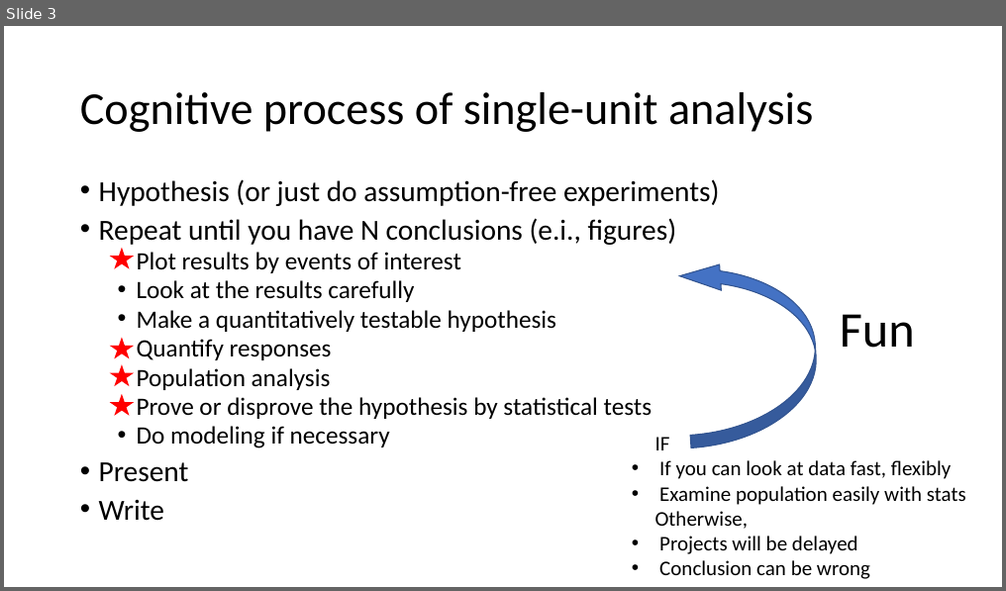
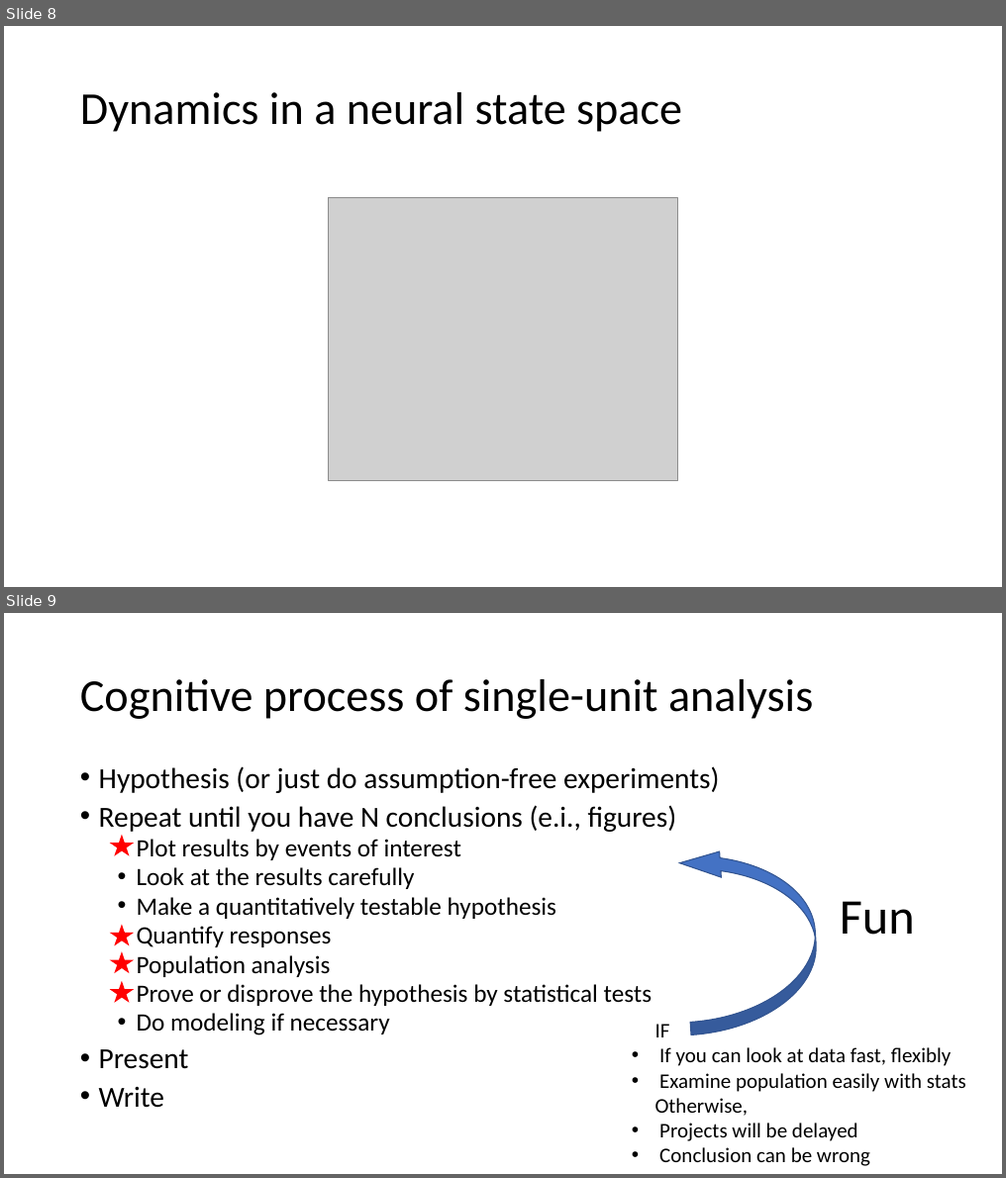
Before and after one commit to HRKimLab/libkm, a slide deck: A Matlab toolbox for single unit analysis.pptx. Shown one above the other, each under a label of ours: slide 3 before the commit, slides 8 and 9 after it. The pictures are 1006x591 and 1006x1178 pixels, drawn with LibreOffice and Linux fonts; fonts in the diff are those of the drawing; grey boxes stand for pictures. Boxes give left, top, right and bottom in pixels: in the first picture for what was removed or moved away, otherwise in the second. Text is boxed around its words. In the diff, an @@ line names an element or a change of style, - is before the commit and + after.

```diff
--- a/A Matlab toolbox for single unit analysis.pptx
+++ b/A Matlab toolbox for single unit analysis.pptx
@@ slide 8 added at [4, 26, 1002, 587], background #FFFFFF @@
@@ title added at [80, 92, 682, 132], 44 pt, text #000000 @@
+Dynamics in a neural state space
@@ picture added at [329, 197, 678, 480] @@
@@ what was slide 3 is now slide 9 @@
```
Also in this commit, not shown: 2 slides changed, 5 other slides added, 3 slides removed, 1 other file.
